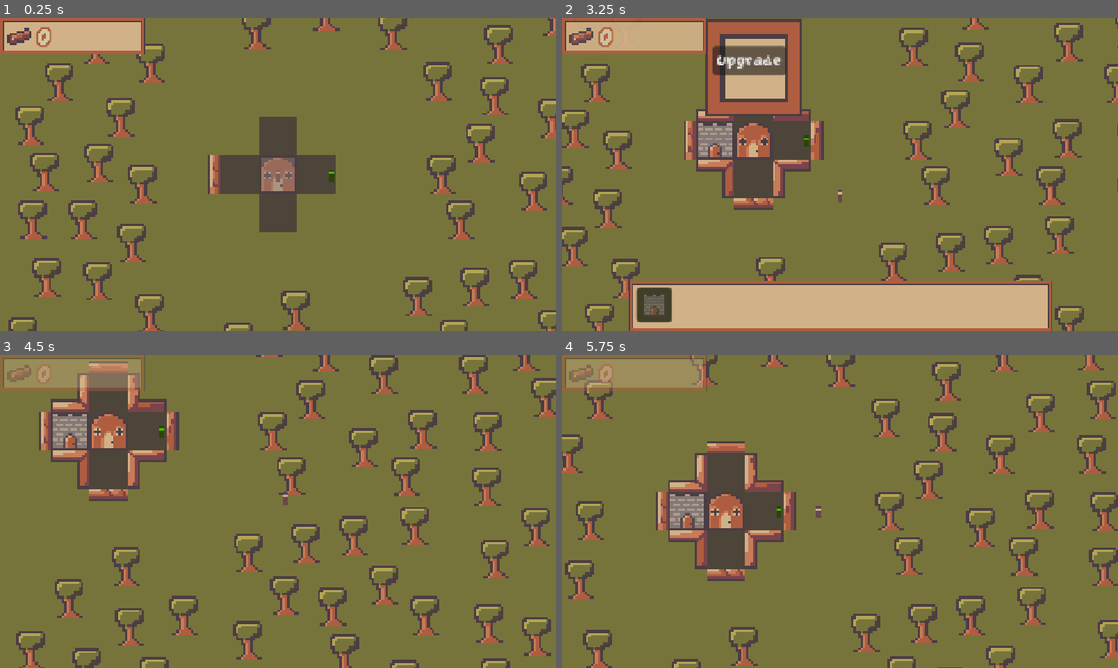
Above: before the commit, frames 1-4 (two rows, left to right).
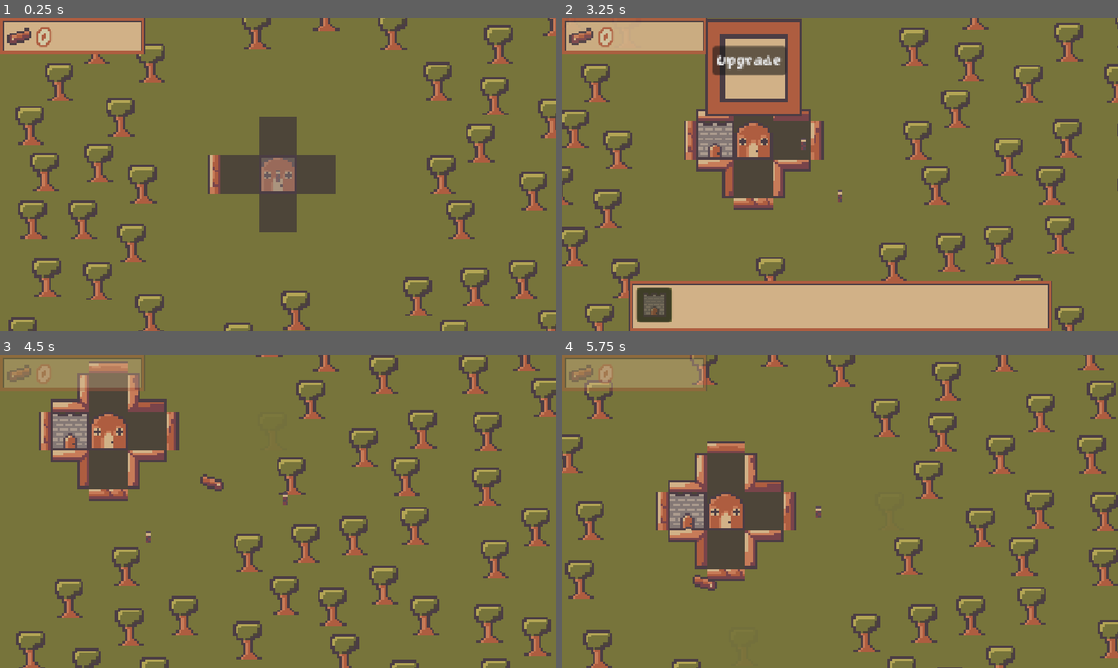
Above: after the commit, the same moments.

Repository: jacksonmist/DeforestStation
Game: Godot game, scene res://Scenes/Root.tscn
The game is run twice, just before and just after one commit, with the same random seed, the same clock (stepped at 60 frames per second) and the same inputs.
Inputs (mouse positions are in pixels of both pictures, inside the frame that each line leads up to):
- Up to frame 1 (0.25 s): no input
- Up to frame 2 (3.25 s): click (656, 305) at 0.5 s; move the mouse to (840, 174) at 1.27 s; press the mouse at (840, 174) at 1.28 s; hold D (Right) 1.28-2 s; release the mouse at (840, 174) at 2 s; click "Upgrade" at 2 s; move the mouse to (728, 190) at 2.77 s; hold S (Down) from 2.78 s (still down); click (728, 190) at 2.85 s
- Up to frame 3 (4.5 s): move the mouse to (333, 442) at 3.52 s; release S (Down) at 3.53 s; press the mouse at (333, 442) at 3.53 s; hold D (Right) 3.53-4.28 s; move the mouse to (250, 574) at 4.27 s; release the mouse at (250, 574) at 4.28 s; hold W (Up) from 4.28 s (still down); click (250, 574) at 4.35 s
- Up to frame 4 (5.75 s): move the mouse to (1006, 558) at 5.02 s; release W (Up) at 5.03 s; press the mouse at (1006, 558) at 5.03 s; hold A (Left) from 5.03 s (still down)

The runs differ from the first frame. In frame 1, less than 0.1% of the frame differs, in the area x 59-61%, y 48-53%; in frame 2, less than 0.1%; in frame 3, 0.5%; in frame 4, 0.8%, in the area x 22-62%, y 43-100%.

Commit message:
Finished lumberjack state machine

Diff:
--- a/Scenes/Root.tscn
+++ b/Scenes/Root.tscn
@@ -17,7 +17,6 @@
 [ext_resource type="PackedScene" uid="uid://dpempw6q6puu7" path="res://Scenes/wood.tscn" id="11_fauc5"]
 [ext_resource type="Script" uid="uid://3qbuoccerxyg" path="res://Scripts/player.gd" id="13_7f8yv"]
 [ext_resource type="PackedScene" uid="uid://duxbbfus1ti24" path="res://Scenes/friendly_attack_circle.tscn" id="13_75oan"]
-[ext_resource type="Script" uid="uid://bdk6tyr748nlp" path="res://Scripts/lumberjack.gd" id="15_75oan"]
 [ext_resource type="Texture2D" uid="uid://bgxie15kcisp8" path="res://Sprites/lumberjack.png" id="15_fauc5"]
 [ext_resource type="Script" uid="uid://0er3lf37txt3" path="res://Scripts/wall_manager.gd" id="17_yiytj"]
 [ext_resource type="PackedScene" uid="uid://b1mrwso64rt0p" path="res://Scenes/Walls/nh_wall.tscn" id="18_7f8yv"]
@@ -50,8 +49,6 @@
 
 [sub_resource type="CircleShape2D" id="CircleShape2D_ltfbr"]
 radius = 8.0
-
-[sub_resource type="CircleShape2D" id="CircleShape2D_fojhu"]
 
 [node name="Node2D" type="Node2D" unique_id=1513264109]
 
@@ -156,20 +153,3 @@
 texture = ExtResource("15_fauc5")
 
 [node name="Timer" type="Timer" parent="Player" unique_id=1313961637]
-
-[node name="Lumberjack" type="Area2D" parent="." unique_id=2043696574]
-position = Vector2(22, 0)
-collision_layer = 4
-collision_mask = 28
-script = ExtResource("15_75oan")
-
-[node name="CollisionShape2D" type="CollisionShape2D" parent="Lumberjack" unique_id=1879109957]
-shape = SubResource("CircleShape2D_fojhu")
-
-[node name="AttackCircle" parent="Lumberjack" unique_id=487577566 instance=ExtResource("13_75oan")]
-
-[node name="Timer" type="Timer" parent="Lumberjack" unique_id=924671174]
-
-[node name="Sprite2D" type="Sprite2D" parent="Lumberjack" unique_id=1402586986]
-self_modulate = Color(0.39607844, 1, 0, 1)
-texture = ExtResource("15_fauc5")
--- a/Scenes/barracks.tscn
+++ b/Scenes/barracks.tscn
@@ -2,6 +2,7 @@
 
 [ext_resource type="Script" uid="uid://o3n3bfkslhgv" path="res://Scripts/barracks.gd" id="1_coeoc"]
 [ext_resource type="Texture2D" uid="uid://dg7d05vrk5blu" path="res://Sprites/Buildings/Barracks.png" id="2_3p7p4"]
+[ext_resource type="PackedScene" uid="uid://bq1vdjj0tnmfv" path="res://Scenes/lumberjack.tscn" id="2_87o8n"]
 [ext_resource type="PackedScene" uid="uid://pqpgexsumlbu" path="res://Scenes/building_menu.tscn" id="3_3p7p4"]
 
 [sub_resource type="RectangleShape2D" id="RectangleShape2D_ltfbr"]
@@ -9,12 +10,10 @@
 
 [node name="Barracks" type="Area2D" unique_id=1416347816]
 script = ExtResource("1_coeoc")
+lj_scene = ExtResource("2_87o8n")
+base_lj_count = 1
 texture = ExtResource("2_3p7p4")
 health = 20.0
-cell_size = null
-purchase_cost = null
-base_upgrade_cost = null
-upgrade_factor = null
 metadata/_custom_type_script = "uid://j4q133l8rdcj"
 
 [node name="CollisionShape2D" type="CollisionShape2D" parent="." unique_id=708572482]
@@ -24,3 +23,5 @@
 texture = ExtResource("2_3p7p4")
 
 [node name="BuildingMenu" parent="." unique_id=1431244483 instance=ExtResource("3_3p7p4")]
+
+[node name="HealTimer" type="Timer" parent="." unique_id=65002723]
--- /dev/null
+++ b/Scenes/lumberjack.tscn
@@ -0,0 +1,30 @@
+[gd_scene format=3 uid="uid://bq1vdjj0tnmfv"]
+
+[ext_resource type="Script" uid="uid://bdk6tyr748nlp" path="res://Scripts/lumberjack.gd" id="1_cvosc"]
+[ext_resource type="PackedScene" uid="uid://duxbbfus1ti24" path="res://Scenes/friendly_attack_circle.tscn" id="2_l6amt"]
+[ext_resource type="Texture2D" uid="uid://bgxie15kcisp8" path="res://Sprites/lumberjack.png" id="3_tmy3w"]
+[ext_resource type="Script" uid="uid://bke8m11uje4jh" path="res://Scripts/States/lumberjack_state_machine.gd" id="4_l6amt"]
+
+[sub_resource type="CircleShape2D" id="CircleShape2D_fojhu"]
+
+[node name="Lumberjack" type="Area2D" unique_id=182905865]
+collision_layer = 2
+collision_mask = 28
+script = ExtResource("1_cvosc")
+speed = 100.0
+starting_max_wood = 1
+
+[node name="CollisionShape2D" type="CollisionShape2D" parent="." unique_id=20061218]
+shape = SubResource("CircleShape2D_fojhu")
+
+[node name="AttackCircle" parent="." unique_id=1872592653 instance=ExtResource("2_l6amt")]
+collision_mask = 12
+
+[node name="Timer" type="Timer" parent="." unique_id=1579691729]
+
+[node name="Sprite2D" type="Sprite2D" parent="." unique_id=1721598139]
+texture = ExtResource("3_tmy3w")
+
+[node name="LumberjackStateManager" type="Node" parent="." unique_id=2106919336]
+script = ExtResource("4_l6amt")
+metadata/_custom_type_script = "uid://bke8m11uje4jh"
--- a/Scenes/wood.tscn
+++ b/Scenes/wood.tscn
@@ -4,10 +4,11 @@
 [ext_resource type="Texture2D" uid="uid://jpnmctqotyp3" path="res://Sprites/wood.png" id="2_tfydv"]
 
 [sub_resource type="CircleShape2D" id="CircleShape2D_4bev8"]
+radius = 16.0
 
 [node name="Wood" type="Area2D" unique_id=644507438]
 collision_layer = 16
-collision_mask = 0
+collision_mask = 2
 script = ExtResource("1_wy180")
 
 [node name="CollisionShape2D" type="CollisionShape2D" parent="." unique_id=1039978635]
--- /dev/null
+++ b/Scripts/States/attack_state.gd
@@ -0,0 +1,16 @@
+class_name AttackState extends State
+
+func enter_state() ->  void:
+	print("Attack")
+	parent.move(Vector2.ZERO)
+
+func update(_delta: float) -> void:
+	if parent.is_low_health or parent.wood_amount >= parent.max_wood:
+		sm.change_state(sm.states[ReturnState])
+		return
+	if parent.imm_targets.is_empty() and not parent.dis_targets.is_empty():
+		sm.change_state(sm.states[ChaseState])
+		return
+	if parent.imm_targets.is_empty() and parent.dis_targets.is_empty():
+		sm.change_state(sm.states[PatrolState])
+		return
--- /dev/null
+++ b/Scripts/States/chase_state.gd
@@ -0,0 +1,7 @@
+class_name ChaseState extends State
+
+func enter_state() ->  void:
+	print("Chase")
+
+func update(_delta: float) -> void:
+	pass
--- /dev/null
+++ b/Scripts/States/heal_state.gd
@@ -0,0 +1,14 @@
+class_name HealState extends State
+
+func enter_state() ->  void:
+	print("Heal")
+	parent.move(Vector2.ZERO)
+	barracks.start_healing(parent)
+	parent.set_active(false)
+
+func update(_delta: float) -> void:
+	if parent.health == parent.max_health:
+		barracks.stop_healing(parent)
+		parent.set_active(true)
+		sm.change_state(sm.states[IdleState])
+		return
--- /dev/null
+++ b/Scripts/States/idle_state.gd
@@ -0,0 +1,17 @@
+class_name IdleState extends State
+
+func enter_state() ->  void:
+	print("idle")
+
+func update(_delta: float) -> void:
+	if parent.wood_amount >= parent.max_wood:
+		sm.change_state(sm.states[ReturnState])
+		return
+	if not parent.imm_targets.is_empty():
+		sm.change_state(sm.states[AttackState])
+		return
+	if not parent.dis_targets.is_empty():
+		sm.change_state(sm.states[ChaseState])
+		return
+	sm.change_state(sm.states[PatrolState])
+	return
--- /dev/null
+++ b/Scripts/States/lumberjack_state_machine.gd
@@ -0,0 +1,50 @@
+class_name LumberjackStateManager extends Node
+
+var parent: Entity
+@export var initial_state: State
+var states: Dictionary = {
+	IdleState: IdleState.new(),
+	PatrolState: PatrolState.new(),
+	AttackState: AttackState.new(),
+	ChaseState: ChaseState.new(),
+	ReturnState: ReturnState.new(),
+	HealState: HealState.new()
+}
+
+var current_state: State
+var house: Building
+var barracks: Building
+var last_target: Entity = null
+
+func setup(parent_ref: Entity) -> void:
+	parent = parent_ref
+	if not initial_state: change_state(states[IdleState])
+
+	for state in states.values():
+		state.setup(parent, self)
+
+func change_state(new_state: State) -> void:
+	if current_state == new_state: return
+	if not current_state and not new_state: return
+	if current_state and not new_state: return
+	if not parent.is_active: return
+
+	if current_state:
+		current_state.exit_state()
+	current_state = new_state
+	current_state.enter_state()
+
+func _physics_process(delta: float) -> void:
+	if not current_state: return
+
+	current_state.update(delta)
+
+func set_house(house_ref: Building) -> void:
+	house = house_ref
+	for state in states.values():
+		state.house = house
+
+func set_barracks(barracks_ref: Barracks) -> void:
+	barracks = barracks_ref
+	for state in states.values():
+		state.barracks = barracks
--- /dev/null
+++ b/Scripts/States/patrol_state.gd
@@ -0,0 +1,19 @@
+class_name PatrolState extends State
+
+var move_direction: Vector2
+func enter_state() ->  void:
+	print("patrol")
+	var angle = randf_range(0, 2 * PI)
+	move_direction = Vector2(cos(angle), sin(angle))
+
+func update(_delta: float) -> void:
+	if parent.wood_amount >= parent.max_wood:
+		sm.change_state(sm.states[ReturnState])
+		return
+	if not parent.imm_targets.is_empty():
+		sm.change_state(sm.states[AttackState])
+		return
+	if not parent.dis_targets.is_empty():
+		sm.change_state(sm.state[ChaseState])
+		return
+	parent.move(move_direction)
--- /dev/null
+++ b/Scripts/States/return_state.gd
@@ -0,0 +1,21 @@
+class_name ReturnState extends State
+
+var vec_to_barracks: Vector2
+
+func enter_state() ->  void:
+	print("return")
+	vec_to_barracks = (barracks.position - parent.global_position).normalized()
+	parent.move(vec_to_barracks)
+
+func update(_delta: float) -> void:
+	if not vec_to_barracks:
+		return
+	var distance_to_barracks = parent.global_position.distance_to(barracks.position)
+	if distance_to_barracks > 8:
+		return
+	barracks.deposit_wood(parent)
+	if parent.health == parent.max_health:
+		sm.change_state(sm.states[PatrolState])
+		return
+	else:
+		sm.change_state(sm.states[HealState])
--- /dev/null
+++ b/Scripts/States/state.gd
@@ -0,0 +1,20 @@
+@abstract
+class_name State extends Resource
+
+var parent: Entity
+var sm: LumberjackStateManager
+var house: Building
+var barracks: Barracks
+
+func setup(parent_ref: Entity, state_machine_ref: LumberjackStateManager):
+	parent = parent_ref
+	sm = state_machine_ref
+
+func enter_state() ->  void:
+	pass
+
+func exit_state() -> void:
+	pass
+
+func update(_delta: float) -> void:
+	pass
--- a/Scripts/barracks.gd
+++ b/Scripts/barracks.gd
@@ -1,9 +1,72 @@
 class_name Barracks extends Building
 
+@onready var heal_timer: Timer = $HealTimer
+
+var house: Building
+@export var lj_scene: PackedScene
 var lumberjacks: Array[Area2D]
+@export var heal_tick: float = 1
+var heal_amount: float
+@export var base_heal_amount: float = 1
+@export var heal_increase_rate: float = 1
+@export var base_lj_count: int = 3
+@export var lj_increase_rate: int = 1
+@export var lj_spawn_time: float = 0.5
+var is_spawning: bool = false
+signal finished_spawning
+var healing: Array[Lumberjack]
 
 func setup():
-	pass
+	create_lumberjacks(base_lj_count)
+	heal_timer.timeout.connect(heal)
+	heal_timer.start()
 
-func upgrade_stats():
-	pass
+func calculate_stats():
+	heal_amount = base_heal_amount + ((level - 1) * heal_increase_rate)
+
+func heal():
+	if healing.is_empty():
+		heal_timer.start()
+		return
+	for jack in healing:
+		jack.heal(heal_amount)
+
+func create_lumberjacks(amount: int):
+	var timer := Timer.new()
+	timer.wait_time = lj_spawn_time
+	add_child(timer)
+	if is_spawning:
+		await finished_spawning
+	is_spawning = true
+	for i in amount:
+		var instance = lj_scene.instantiate()
+		add_child(instance)
+		instance.setup(house, self)
+		lumberjacks.append(instance)
+		instance.position = Vector2.ZERO
+		timer.start()
+		await timer.timeout
+	is_spawning = false
+	finished_spawning.emit()
+
+func set_active(active: bool):
+	is_active = active
+
+func cleanup():
+	for lumberjack in lumberjacks:
+		lumberjack.queue_free()
+	queue_free()
+
+func set_house(house_ref: Building):
+	house = house_ref
+
+func deposit_wood(lj: Lumberjack):
+	structure_manager.change_wood(lj.wood_amount)
+	lj.wood_amount = 0
+
+func start_healing(jack: Lumberjack):
+	healing.append(jack)
+
+func stop_healing(jack: Lumberjack):
+	if healing.has(jack):
+		healing.erase(jack)
--- a/Scripts/building.gd
+++ b/Scripts/building.gd
@@ -13,6 +13,7 @@
 var can_sell: bool = true
 var origin: Vector2i
 var occupied_cells: Array[Vector2i]
+var is_active: bool = false
 
 signal clicked
 signal max_level_reached
@@ -22,6 +23,7 @@
 		if child.has_method("setup"):
 			child.setup(self)
 	setup()
+	calculate_stats()
 	_calculate_upgrade_cost()
 
 func setup():
@@ -35,20 +37,20 @@
 		return false
 	level += 1
 	structure_manager.change_wood(-current_upgrade_cost)
-	upgrade_stats()
+	calculate_stats()
 	if level == max_level:
 		max_level_reached.emit()
 	_calculate_upgrade_cost()
 	return true
 
-func upgrade_stats():
+func calculate_stats():
 	pass
 
 func _calculate_upgrade_cost():
 	current_upgrade_cost = base_upgrade_cost * 2 ** (level - 1)
 
 func set_active(active: bool):
-	pass
+	is_active = active
 
 func _input_event(viewport: Viewport, event: InputEvent, shape_idx: int) -> void:
 	if event.is_action_pressed("LeftMouse"):
@@ -70,3 +72,6 @@
 	if not can_sell:
 		return
 	structure_manager.sell_building(occupied_cells)
+
+func cleanup():
+	queue_free()
--- a/Scripts/detection_circle.gd
+++ b/Scripts/detection_circle.gd
@@ -4,12 +4,14 @@
 
 var target_list: Array[Node2D]
 var parent: Entity
+var is_active: bool = false
 
 func setup(parent_ref: Entity):
 	parent = parent_ref
 	area_entered.connect(target_entered)
 	area_exited.connect(target_exited)
 	collision.shape = collision.shape.duplicate()
+	set_active(true)
 	update_range()
 
 func target_entered(body):
@@ -27,3 +29,7 @@
 
 func update_range():
 	collision.shape.radius = parent.atk_range
+
+func set_active(active: bool):
+	is_active = active
+	monitoring = is_active
--- a/Scripts/entity.gd
+++ b/Scripts/entity.gd
@@ -1,6 +1,7 @@
 class_name Entity extends Area2D
 
-@export var health: float = 10.0
+@export var max_health: float = 10.0
+var health: float
 @export var speed: float = 20.0
 @export var aps: float = 1.0
 @export var damage: float = 5.0
@@ -8,8 +9,13 @@
 var can_attack: bool = true
 var attack_cooldown: float = 1.0
 var timer: Timer
+var is_active: bool = false
+var low_health_factor: float = 0.33
+var is_low_health: bool = false
 
 var wood_amount: int
+@export var starting_max_wood: int = 5
+var max_wood: int = INF
 
 enum allegience {
 	friendly,
@@ -26,6 +32,9 @@
 var move_direction := Vector2.ZERO
 
 func _ready() -> void:
+	is_active = true
+	health = max_health
+	max_wood = starting_max_wood
 	for child in get_children():
 		if child.has_method("setup"):
 			child.setup(self)
@@ -57,6 +66,8 @@
 
 func take_damage(amount: float):
 	health -= amount
+	if health / max_health < low_health_factor:
+		is_low_health = true
 	if health <= 0:
 		health = 0
 		die()
@@ -79,3 +90,9 @@
 
 func add_wood(amount: int):
 	wood_amount += amount
+
+func heal(amount: float):
+	health += amount
+	if health >= max_health:
+		health = max_health
+	print(health, max_health)
--- a/Scripts/lumberjack.gd
+++ b/Scripts/lumberjack.gd
@@ -1,16 +1,29 @@
 class_name Lumberjack extends Entity
 
-func _ready() -> void:
-	body_entered.connect(_on_body_entered)
-	body_exited.connect(_on_body_exited)
+@onready var state_manager: LumberjackStateManager = $LumberjackStateManager
+var house: House
+var barracks: Barracks
+@onready var sprite: Sprite2D = $Sprite2D
+
+func setup(house_ref: House, barracks_ref: Barracks):
+	house = house_ref
+	state_manager.set_house(house)
+	barracks = barracks_ref
+	state_manager.set_barracks(barracks)
+	area_entered.connect(_on_body_entered)
+	area_entered.connect(_on_body_exited)
+	health = 1
 
 func _on_body_entered(body):
-	if body is Wood:
-		body.collect(self)
-		return
 	if not dis_targets.has(body):
 		dis_targets.append(body)
 
 func _on_body_exited(body):
 	if dis_targets.has(body):
 		dis_targets.erase(body)
+
+func set_active(active: bool):
+	is_active = active
+	sprite.visible = is_active
+	monitoring = is_active
+	monitorable = is_active
--- a/Scripts/player.gd
+++ b/Scripts/player.gd
@@ -12,8 +12,7 @@
 	area_entered.connect(_on_area_entered)
 
 func _on_area_entered(body):
-	if body is Wood:
-		body.collect(self)
+	pass
 
 func add_wood(amount: int):
 	structure_manager.change_wood(amount)
--- a/Scripts/structure_manager.gd
+++ b/Scripts/structure_manager.gd
@@ -113,7 +113,7 @@
 	if selected_structure:
 		cached_instance = selected_structure.instantiate()
 		if cached_instance.purchase_cost > wood_amount:
-			cached_instance.queue_free()
+			cached_instance.cleanup()
 			cached_instance = null
 			selected_structure = null
 			return
@@ -139,6 +139,6 @@
 	if not structures[origin].can_sell:
 		return
 	change_wood(int(ceil(float(structures[origin].purchase_cost) / 2)))
-	structures[origin].queue_free()
+	structures[origin].cleanup()
 	for cell in building_cells:
 		structures.erase(cell)
--- a/Scripts/tree.gd
+++ b/Scripts/tree.gd
@@ -13,6 +13,7 @@
 @onready var sprite: Sprite2D = $Sprite2D
 @onready var timer: Timer = $Timer
 @onready var label: Label = $Label
+@onready var collision: CollisionShape2D = $CollisionShape2D
 
 @export var health: float = 5.0
 @export var respawn_time: float = 10.0
@@ -63,6 +64,7 @@
 		respawn_tween = create_tween()
 		respawn_tween.tween_property(sprite, "modulate", opaque, 0.5)
 	else:
+		collision.disabled = true
 		sprite.modulate = transparent
 
 func set_cell(cell_ref: Vector2i):
--- a/Scripts/wood.gd
+++ b/Scripts/wood.gd
@@ -12,15 +12,18 @@
 		sprite.flip_h = false
 	else:
 		sprite.flip_h = true
+	area_entered.connect(_on_area_entered)
 
 func _process(delta: float) -> void:
 	if target:
-		var direction = (target.position - position).normalized()
+		var direction = (target.global_position - position).normalized()
 		position += (direction * delta * collection_speed)
 		collection_speed += (acceleration * delta)
-		if position.distance_to(target.position) <= 2:
+		if position.distance_to(target.global_position) <= 2:
 			target.add_wood(value)
 			queue_free()
 
-func collect(body: Entity):
+func _on_area_entered(body):
+	if body.wood_amount >= body.max_wood:
+		return
 	target = body
Not shown, added: Scripts/States/attack_state.gd.uid
Not shown, added: Scripts/States/chase_state.gd.uid
Not shown, added: Scripts/States/heal_state.gd.uid
Not shown, added: Scripts/States/idle_state.gd.uid
Not shown, added: Scripts/States/lumberjack_state_machine.gd.uid
Not shown, added: Scripts/States/patrol_state.gd.uid
Not shown, added: Scripts/States/return_state.gd.uid
Not shown, added: Scripts/States/state.gd.uid
